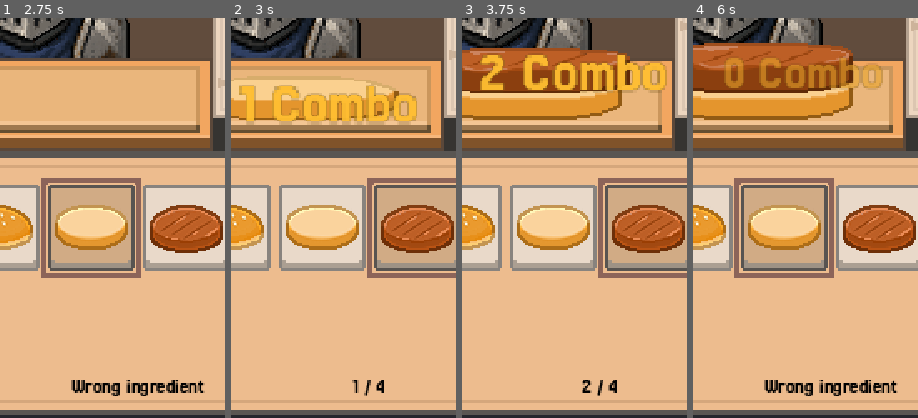
Above: before the commit, frames 1-4 (left to right).
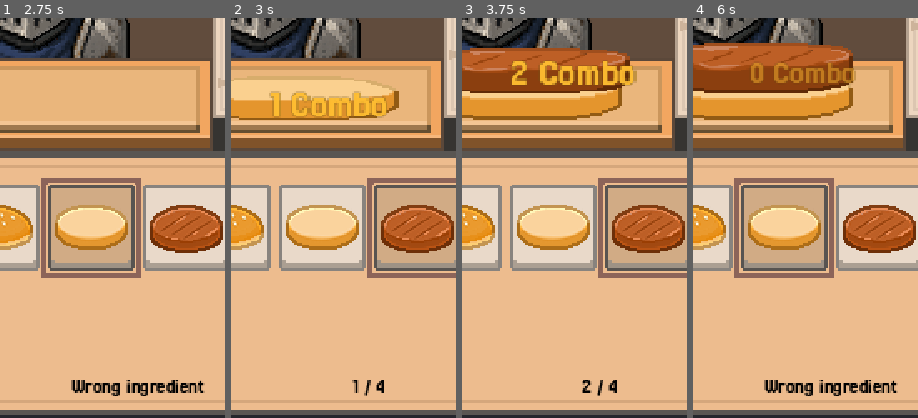
Above: after the commit, the same moments.

Repository: TO4D/save-us-burger-man
Game: Godot game, scene res://scenes/Main.tscn
The game is run twice, just before and just after one commit, with the same random seed, the same clock (stepped at 60 frames per second) and the same inputs.
Inputs:
- Up to frame 1 (2.75 s): click "Start" at 0.5 s; tap Enter at 1.25 s; hold Right 1.28-2.03 s; hold Down from 2.03 s (still down)
- Up to frame 2 (3 s): tap Space at 2.75 s; release Down at 2.78 s; hold Right from 2.78 s (still down)
- Up to frame 3 (3.75 s): tap Enter at 3.5 s; release Right at 3.53 s; hold Up from 3.53 s (still down)
- Up to frame 4 (6 s): release Up at 4.28 s; hold Left 4.28-5.78 s; tap Space at 5.75 s; hold Down from 5.78 s (still down)
The pictures show only the part of the screen within x 19-69%, y 50-100%; the shares and areas given below are measured in that part.

Frame 1 is identical in both runs. In frame 2, 3.9% of the frame differs, in the area x 3-83%, y 16-27%; in frame 3, 4.3%, in the area x 8-92%, y 9-19%; in frame 4, 2.7%.

Commit message:
[수정] 콤보 라벨 폰트 크기 조정

Diff:
--- a/resources/fonts/ComboLabel.tres
+++ b/resources/fonts/ComboLabel.tres
@@ -4,7 +4,7 @@
 
 [resource]
 font = ExtResource("1_ipoxu")
-font_size = 30
+font_size = 20
 font_color = Color(1, 0.74509805, 0.19215687, 1)
 outline_size = 1
 outline_color = Color(0.38039216, 0.2784314, 0.05882353, 1)
